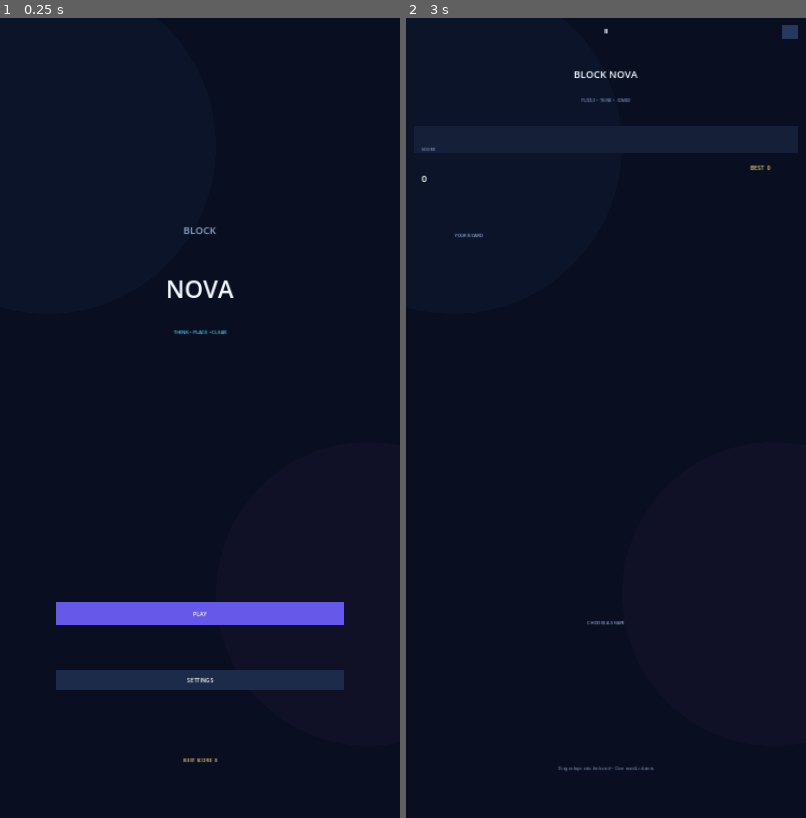
Above: before the commit, frames 1-2 (left to right).
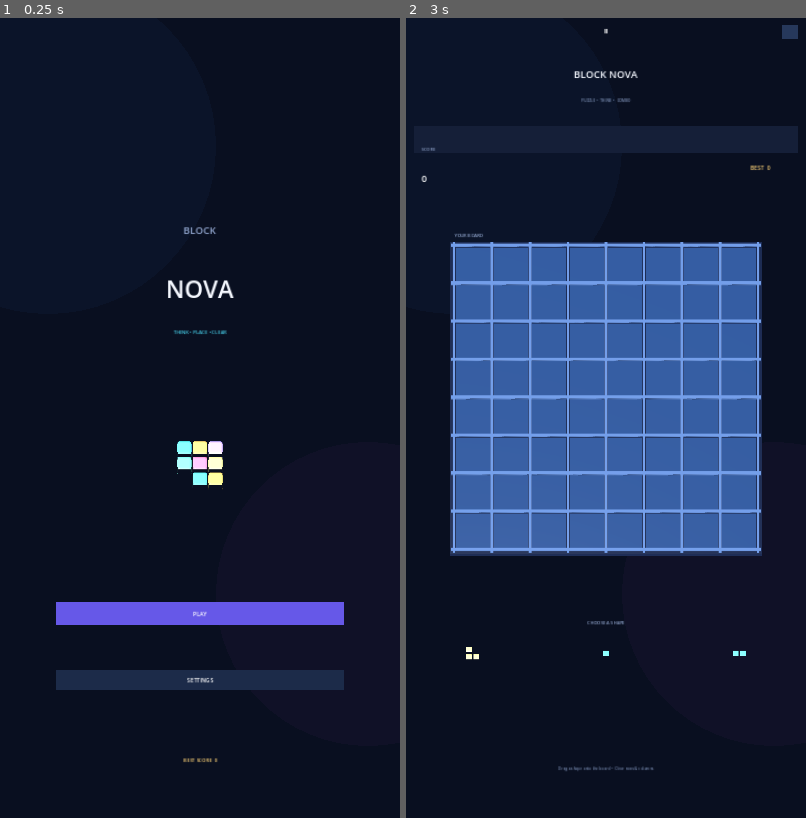
Above: after the commit, the same moments.

Repository: mahdialloui01-art/BlockNova
Game: Godot game, scene res://scenes/main.tscn
The game is run twice, just before and just after one commit, with the same random seed, the same clock (stepped at 60 frames per second) and the same inputs.
Inputs (mouse positions are in pixels of both pictures, inside the frame that each line leads up to):
- Up to frame 1 (0.25 s): no input
- Up to frame 2 (3 s): tap Enter at 0.5, 2 s; move the mouse to (694, 378) at 0.52 s; click (694, 378) at 0.67 s; tap Space at 1.25, 2.75 s; drag from (526, 458) to (586, 578) at 1.27 s; move the mouse to (646, 242) at 2.02 s; click (646, 242) at 2.17 s; drag from (586, 578) to (486, 298) at 2.77 s

The runs differ from the first frame. In frame 1, 0.5% of the frame differs, in the area x 44-56%, y 52-59%; in frame 2, 31%, in the area x 11-89%, y 28-81%.
Error before the commit: Invalid call. Nonexistent function 'set_smooth' in base 'SurfaceTool'. (res://scripts/main_2_5d.gd:96)

Commit message:
Fix rounded tile mesh Godot API compatibility

Diff:
--- a/scripts/main_2_5d.gd
+++ b/scripts/main_2_5d.gd
@@ -93,7 +93,6 @@
     # Subdivided faces are projected onto a rounded-box profile to create real bevels.
     var tool := SurfaceTool.new()
     tool.begin(Mesh.PRIMITIVE_TRIANGLES)
-    tool.set_smooth(true)
     var half := 0.5
     var radius := 0.105
     var inner := half - radius
